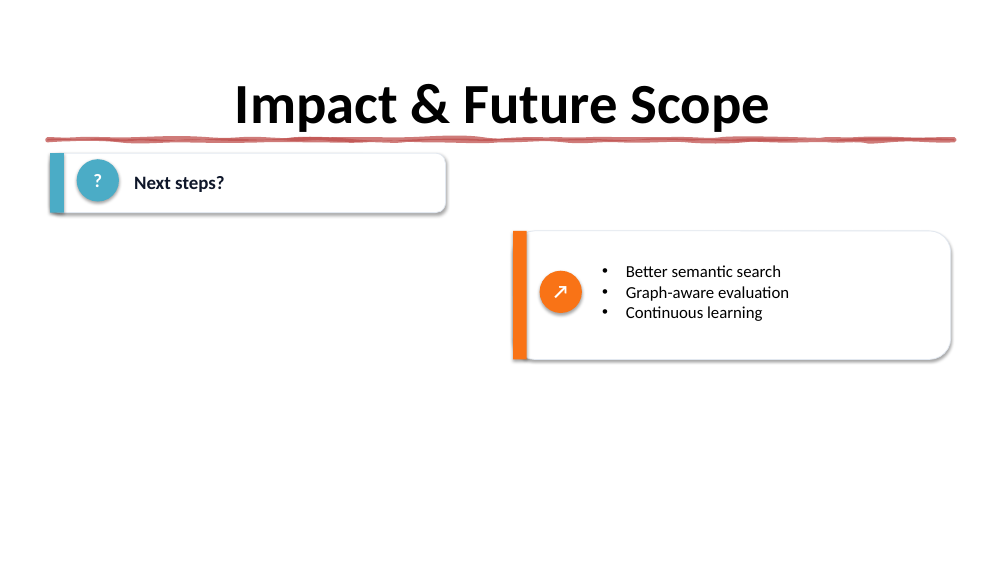
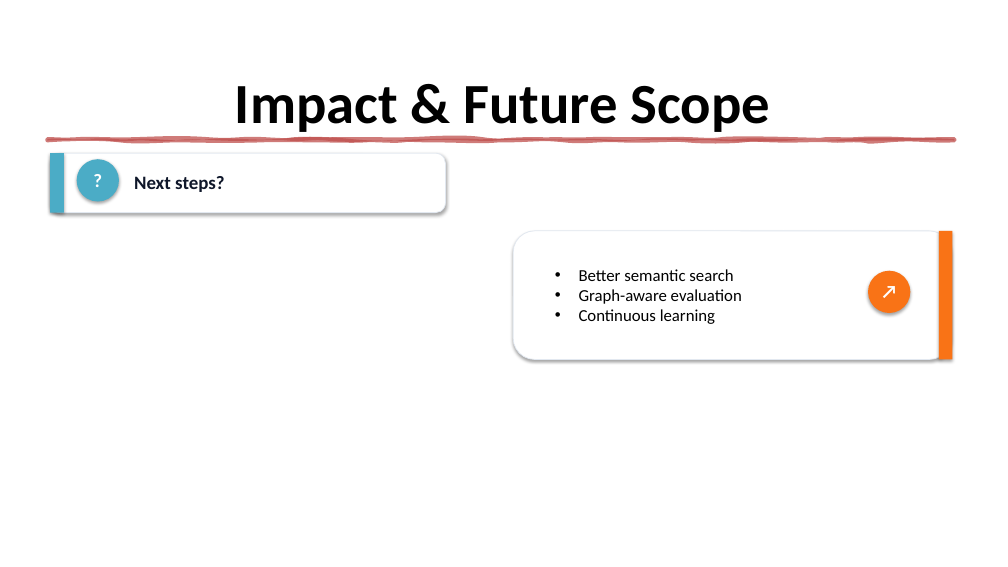
Before and after one commit to GPT-Laboratory/Case-21-Group-mindflow, a slide deck: slide 7 of Documentation/mindmap_visual_presentation.pptx. Drawn at 1008x567 pixels with LibreOffice and Linux fonts; fonts in the diff are those of the drawing. Boxes give left, top, right and bottom in pixels: in the first picture for what was removed or moved away, otherwise in the second. Text is boxed around its words. In the diff, an @@ line names an element or a change of style, - is before the commit and + after.

```diff
--- a/Documentation/mindmap_visual_presentation.pptx
+++ b/Documentation/mindmap_visual_presentation.pptx
@@ rectangle: place and size @@
-rectangle at bbox=[513, 231, 527, 359]
+rectangle at bbox=[939, 231, 953, 359]
@@ text "Better semantic search": place and size @@
-text "Better semantic search" at bbox=[626, 265, 789, 321]
+text "Better semantic search" at bbox=[579, 269, 742, 324]
@@ ellipse: place and size @@
-ellipse at bbox=[540, 271, 582, 313]
+ellipse at bbox=[868, 271, 910, 313]
@@ text "↗": place and size @@
-text "↗" at bbox=[540, 276, 582, 299]
+text "↗" at bbox=[868, 276, 910, 299]
```
Also in this commit, not shown: 3 other slides changed, 1 slide added, 2 other files.
